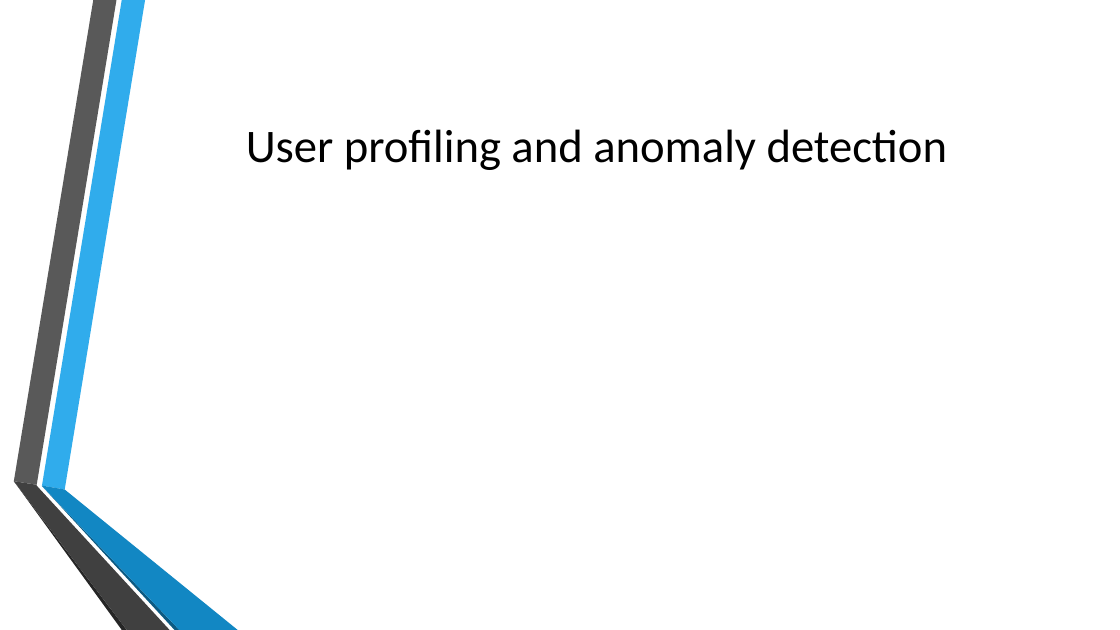
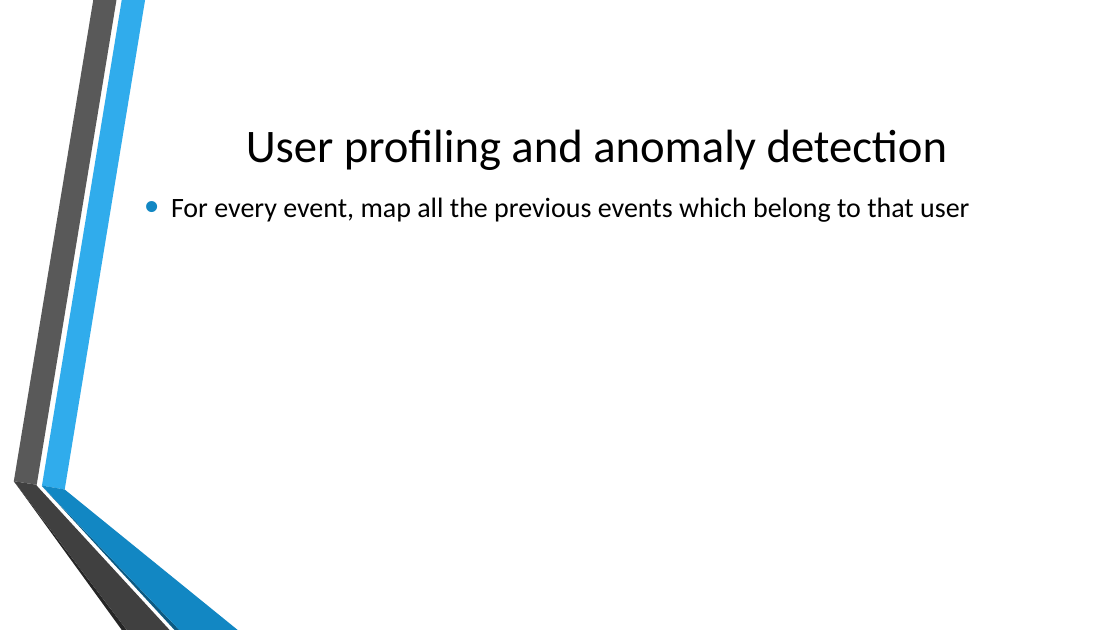
Before and after one commit to gorbi/cse612_project, a slide deck: slide 8 of docs/Network Anamoly Detection.pptx. Drawn at 1120x630 pixels with LibreOffice and Linux fonts; fonts in the diff are those of the drawing; background and template pictures are left out. Boxes give left, top, right and bottom in pixels: in the first picture for what was removed or moved away, otherwise in the second. Text is boxed around its words. In the diff, an @@ line names an element or a change of style, - is before the commit and + after.

Commit message:
Update presentation

```diff
--- a/docs/Network Anamoly Detection.pptx
+++ b/docs/Network Anamoly Detection.pptx
@@ text added at [171, 197, 969, 222], 24 pt, text #000000 @@
+• For every event, map all the previous events which belong to that user
```
Also in this commit, not shown: 1 slide added.
